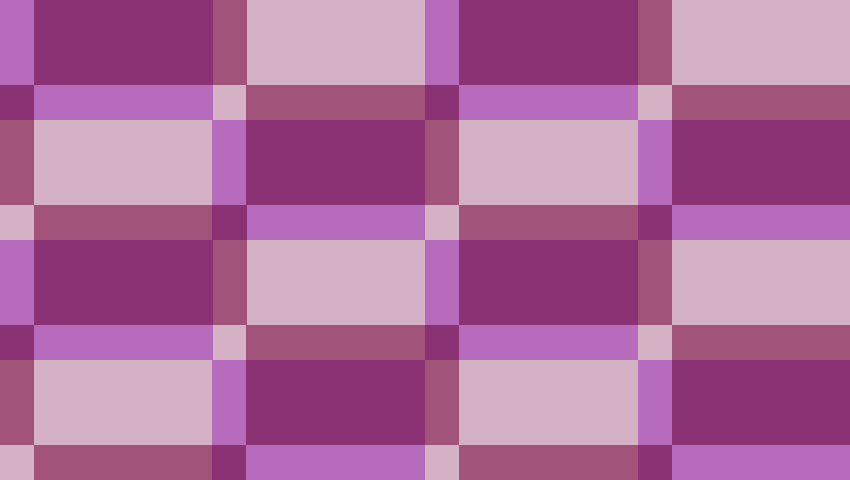
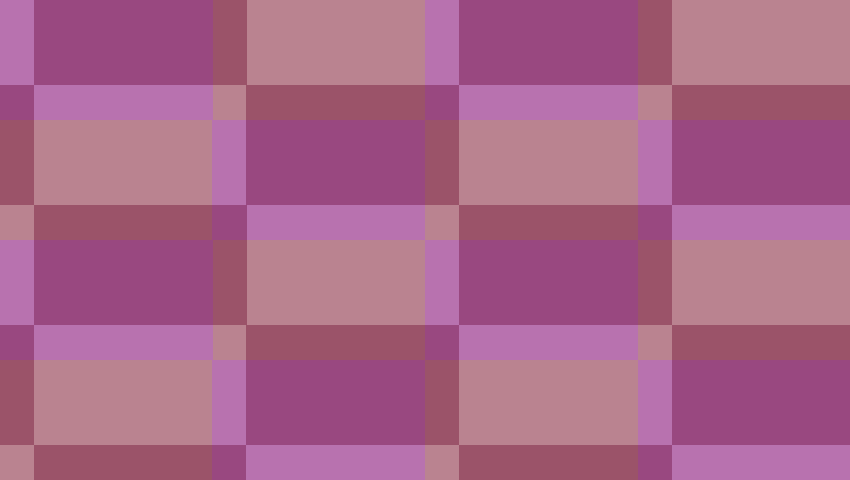
The second 850px x 480px image is a revision of the first. Changes to its layers:
"rejilla 2": opacity 100% → 70% over [0, 0, 850, 480]
"rejilla 1": opacity 100% → 70% over [0, 0, 850, 480]
"fondo": opacity 100% → 70% over [0, 0, 850, 480]
added layer "fondo2" above "Fondo" over [0, 0, 850, 480]
